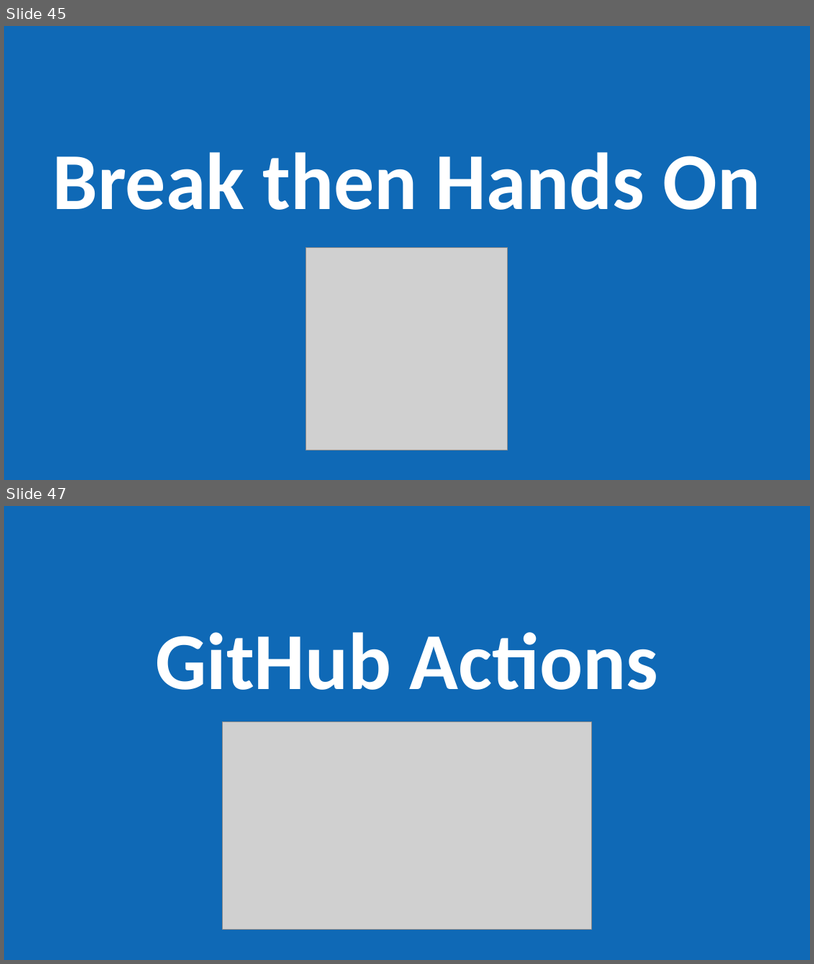
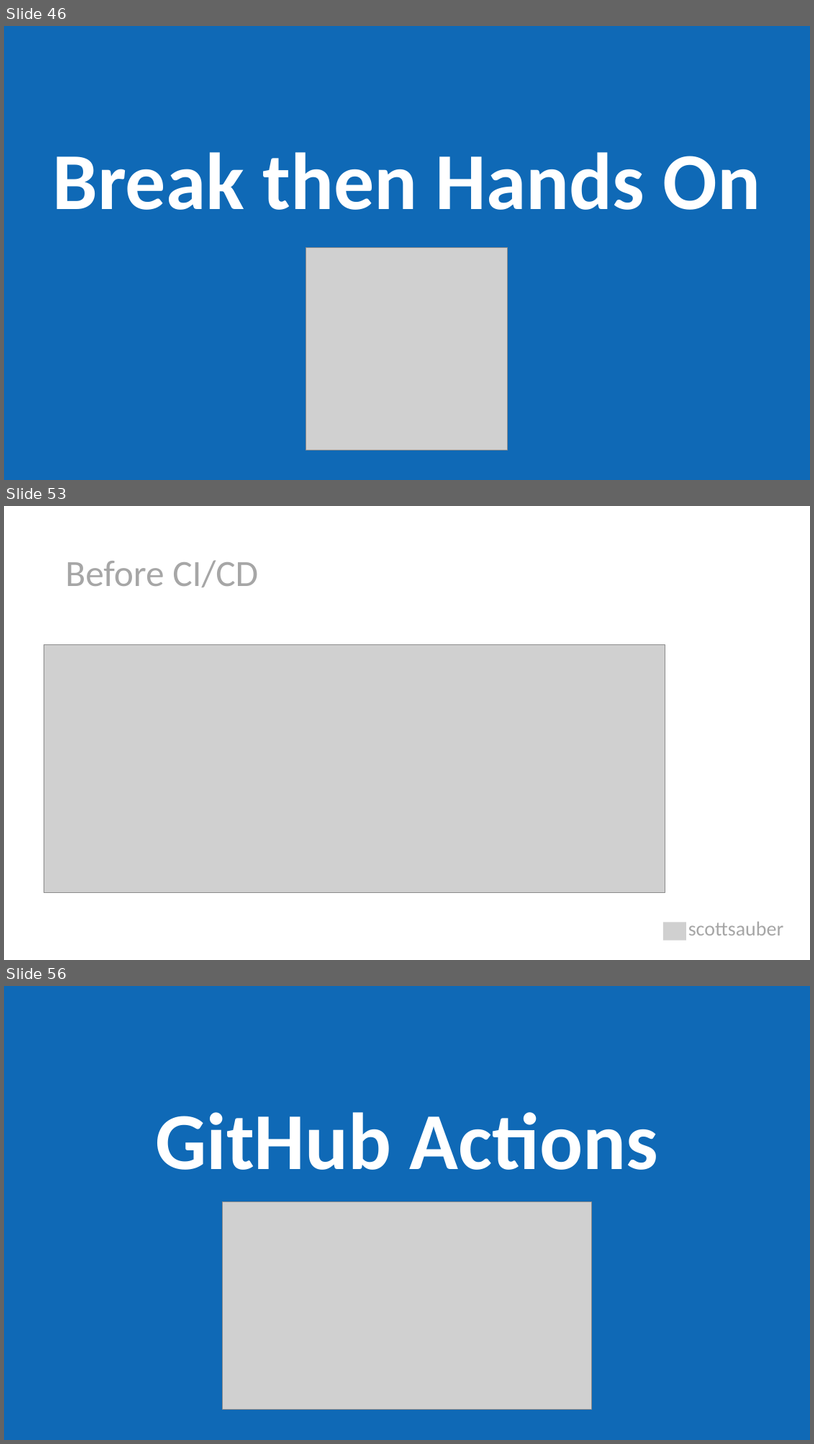
Before and after one commit to scottsauber/workshop-dotnet-azure-github-bicep, a slide deck: AzureDotNetBicep-Workshop.pptx. Shown one above the other, each under a label of ours: slides 45 and 47 before the commit, slides 46, 53 and 56 after it; the slides between them are not shown. The pictures are 814x964 and 814x1444 pixels, drawn with LibreOffice and Linux fonts; fonts in the diff are those of the drawing; grey boxes stand for pictures. Boxes give left, top, right and bottom in pixels: in the first picture for what was removed or moved away, otherwise in the second. Text is boxed around its words. In the diff, an @@ line names an element or a change of style, - is before the commit and + after.

```diff
--- a/AzureDotNetBicep-Workshop.pptx
+++ b/AzureDotNetBicep-Workshop.pptx
@@ slide 53 added at [4, 506, 810, 960], background #FFFFFF @@
@@ title added at [65, 560, 258, 587], 44 pt, text #A6A6A6 @@
+Before CI/CD
@@ picture added at [44, 644, 665, 892] @@
@@ picture added at [664, 921, 687, 939] @@
@@ text added at [689, 921, 784, 935], 24 pt, text #A6A6A6 @@
+scottsauber
@@ what was slide 45 is now slide 46 @@
@@ what was slide 47 is now slide 56 @@
```
Also in this commit, not shown: 8 slides changed, 14 other slides added, 1 other file.
